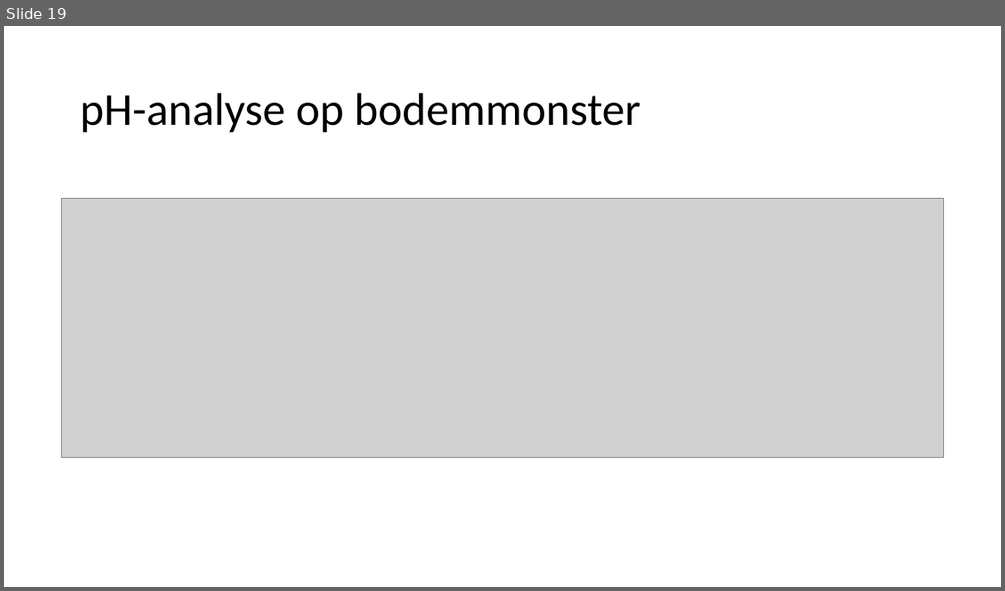
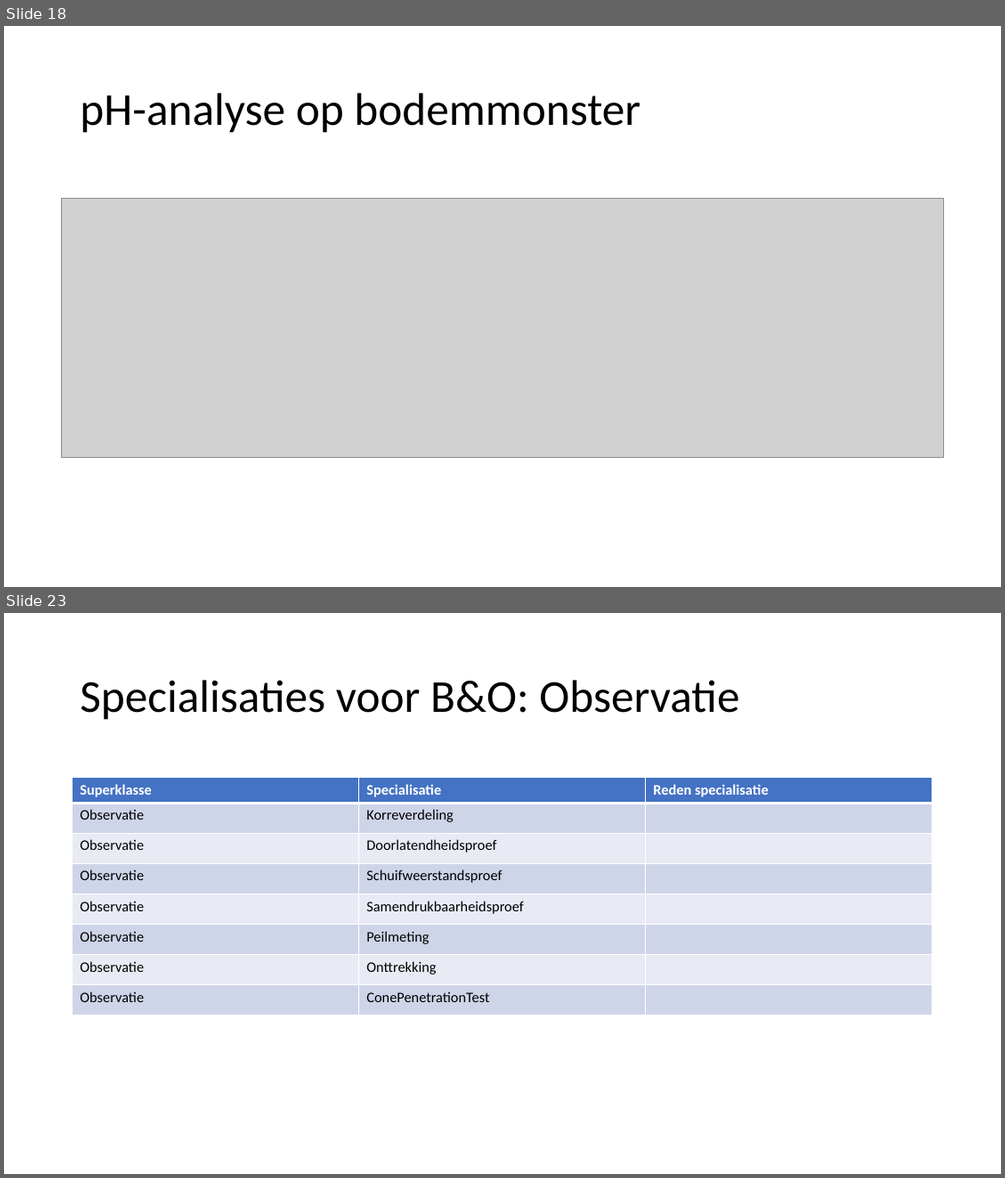
Before and after one commit to Informatievlaanderen/OSLOthema-bodemEnOndergrond, a slide deck: resources/consolidatie/WerkgroepConsolidatie20210531.pptx. Shown one above the other, each under a label of ours: slide 19 before the commit, slides 18 and 23 after it; the slides between them are not shown. The pictures are 1005x591 and 1005x1178 pixels, drawn with LibreOffice and Linux fonts; fonts in the diff are those of the drawing; grey boxes stand for pictures. Boxes give left, top, right and bottom in pixels: in the first picture for what was removed or moved away, otherwise in the second. Text is boxed around its words. In the diff, an @@ line names an element or a change of style, - is before the commit and + after.

```diff
--- a/resources/consolidatie/WerkgroepConsolidatie20210531.pptx
+++ b/resources/consolidatie/WerkgroepConsolidatie20210531.pptx
@@ slide 23 added at [4, 613, 1001, 1174], background #FFFFFF @@
@@ title added at [80, 680, 739, 720], 44 pt, text #000000 @@
+Specialisaties voor B&O: Observatie
@@ table added at [73, 778, 932, 1014], 8 rows, 3 columns @@
+Superklasse | Specialisatie | Reden specialisatie
+Observatie | Korreverdeling | 
+Observatie | Doorlatendheidsproef | 
+Observatie | Schuifweerstandsproef | 
+Observatie | Samendrukbaarheidsproef | 
+Observatie | Peilmeting | 
+Observatie | Onttrekking | 
+Observatie | ConePenetrationTest | 
@@ what was slide 19 is now slide 18 @@
```
Also in this commit, not shown: 1 slide changed, 14 other slides added, 5 slides removed.
